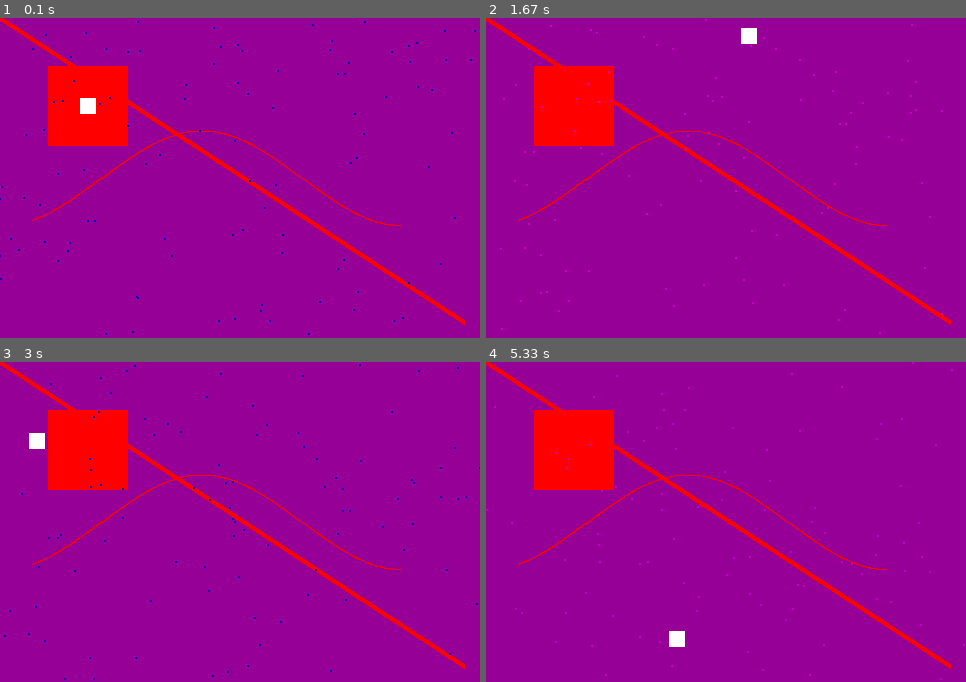
Above: before the commit, frames 1-4 (two rows, left to right).
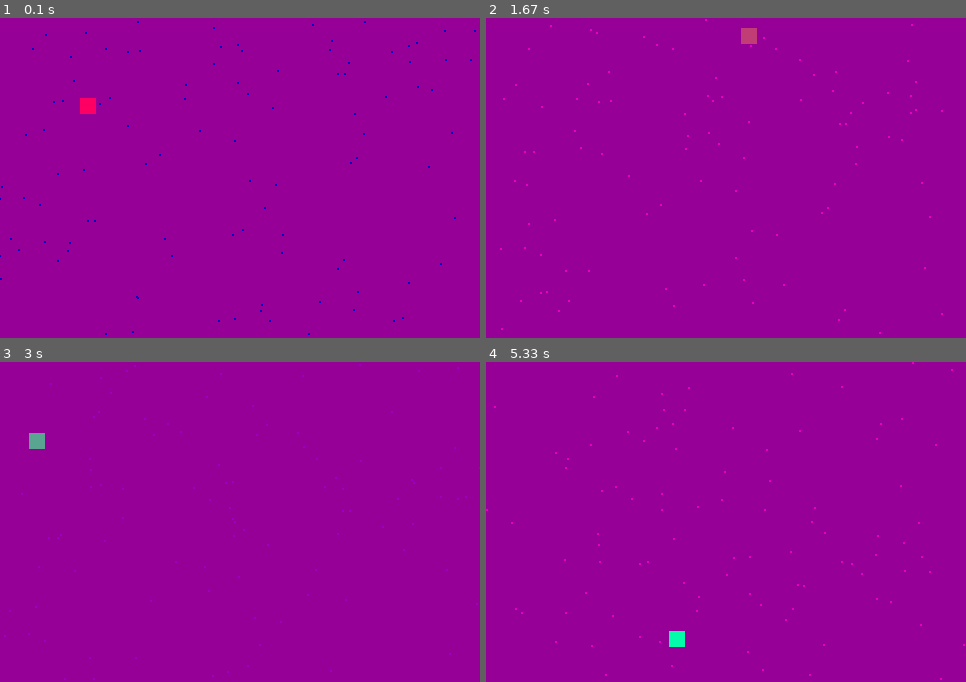
Above: after the commit, the same moments.

Repository: larryoatmeal/6.3E-SideScroller
Game: pygame game, started from demo.py
Two runs of this game, one before a commit and one after it. Both use one fixed random seed, a clock stepped at 60 frames per second and the inputs below.
Inputs:
- Up to frame 1 (0.1 s): no input
- Up to frame 2 (1.67 s): hold D 0.33-0.8 s; hold W 0.83-1.13 s; hold D 1.17-1.63 s
- Up to frame 3 (3 s): hold A 1.67-2.2 s; hold S 2.23-2.53 s; hold A 2.57-2.97 s
- Up to frame 4 (5.33 s): hold W 3-3.37 s; hold D 3.4-4.03 s; hold S 4.07-4.43 s; hold A 4.47-4.93 s; hold D from 4.97 s (still down)

The runs differ from the first frame. In frame 1, 5.8% of the frame differs, in the area x 0-97%, y 0-96%; in frame 2, 6.2%; in frame 3, 6.2%; in frame 4, 6.3%, in the area x 0-100%, y 0-100%.

Commit message:
Gradient color transition

Diff:
--- a/demo.py
+++ b/demo.py
@@ -166,13 +166,16 @@
 					coord[2] = -10
 				else:
 					coord[2] = 10
-			randIndex = random.randrange(0, 3)
-			self.color[randIndex] = random.randrange(0, 255)
+			randIndex = random.randrange(0, 2)#only deal with R and G
+			self.color[randIndex] = random.randrange(150, 255)
 
 
 class Player(Entity):
 	FRICTION = 2/1000.0
 	FORCE = 0.05/1000.0
+	COLOR_A = (255, 0, 100)
+	COLOR_B = (0, 255, 170)
+	TRANSITION_PERIOD = 10000 #10000 ms = 10s
 
 	def __init__(self):
 		self.x = 5 #world units
@@ -186,6 +189,10 @@
 
 		self.a_x = 0
 		self.a_y = 0
+
+		self.time = 0
+		self.gradient_scale = 0
+		self.color = list(Player.COLOR_A)
 	# def getBoundingRectangle(self):
 	# 	return [self.x, self.y, self.x + self.width, self.y + self.height]
 	def onKeyDown(self, keyPressed):
@@ -207,7 +214,7 @@
 	# 	return [int((self.x + self.width)*UNIT/2.0), int((self.y + self.height)*UNIT/2.0)]
 	def draw(self, screen):
 		rect = toPix([self.x, self.y, self.w, self.h])
-		pygame.draw.rect(screen, WHITE, rect)
+		pygame.draw.rect(screen, self.color, rect)
 
 
 	def doRectsOverlap(self, rect1, rect2):
@@ -246,6 +253,16 @@
 		self.y += self.v_y * dt
 		self.checkCollision(world)
 
+		self.time = (self.time + dt) % Player.TRANSITION_PERIOD
+		self.gradient_scale = (math.cos(self.time*2*math.pi/Player.TRANSITION_PERIOD) + 1)/2
+
+
+		for i in range(0, 3):
+			mix = self.gradient_scale*Player.COLOR_A[i] + (1-self.gradient_scale)*Player.COLOR_B[i]
+			self.color[i] = clamp(mix, 0, 255)
+
+def clamp(x, low, high):
+	return max(low, min(x, high))
 
 def toPix(coord):
 	pixCoords = []
@@ -290,7 +307,7 @@
 
 	# Draw world
 	screen.fill(LAVENDAR) #need to clear screen on each Draw
-	testDraw(screen)
+	# testDraw(screen)
 	world.draw(screen)
 
 	# Display
